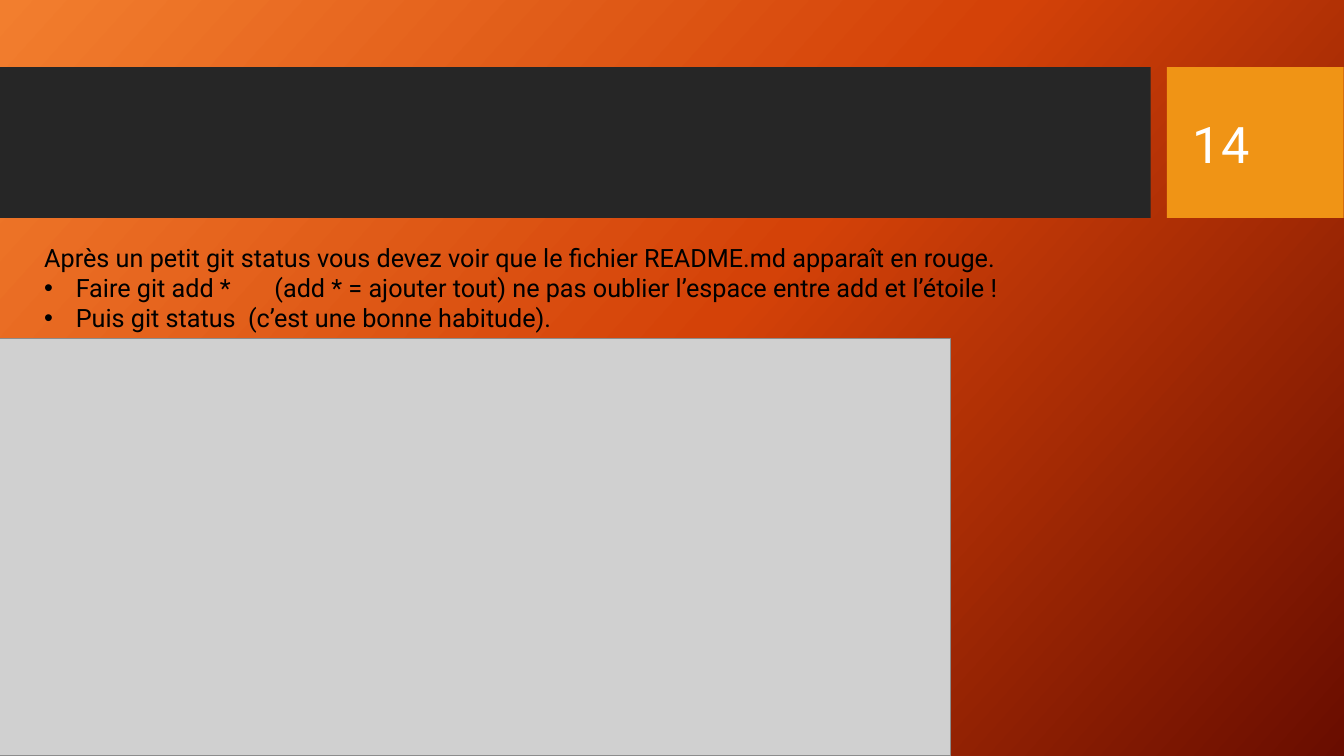
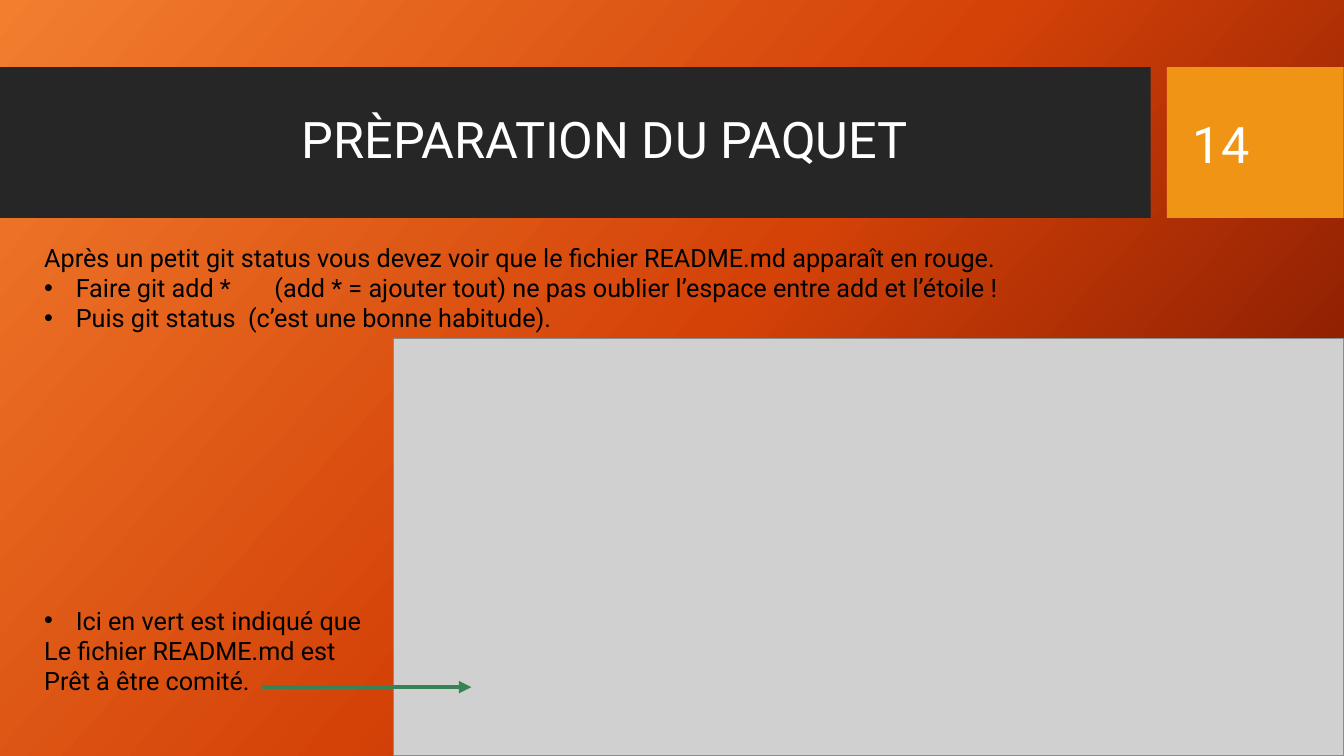
Before and after one commit to Math-Alex83/Expos-_git_cda_2210, a slide deck: slide 14 of Présentation_Git_CDA_2210.pptx. Drawn at 1344x756 pixels with LibreOffice and Linux fonts; fonts in the diff are those of the drawing; grey boxes stand for pictures; background and template pictures are left out. Boxes give left, top, right and bottom in pixels: in the first picture for what was removed or moved away, otherwise in the second. Text is boxed around its words. In the diff, an @@ line names an element or a change of style, - is before the commit and + after.

```diff
--- a/Présentation_Git_CDA_2210.pptx
+++ b/Présentation_Git_CDA_2210.pptx
@@ title added at (302, 112, 907, 164), 36 pt, text #FFFFFF @@
+PRÈPARATION DU PAQUET
@@ picture: place and size @@
-picture at (0, 339, 951, 756)
+picture at (394, 339, 1344, 756)
@@ text at (44, 611, 362, 691): paragraphs added @@
+• Ici en vert est indiqué que
+Le fichier README.md est
+Prêt à être comité.
@@ arrow added from (262, 688) to (472, 688), #388356 3 pt @@
```
Also in this commit, not shown: 1 other slide changed, 1 slide added, 1 slide removed, 1 other file.
